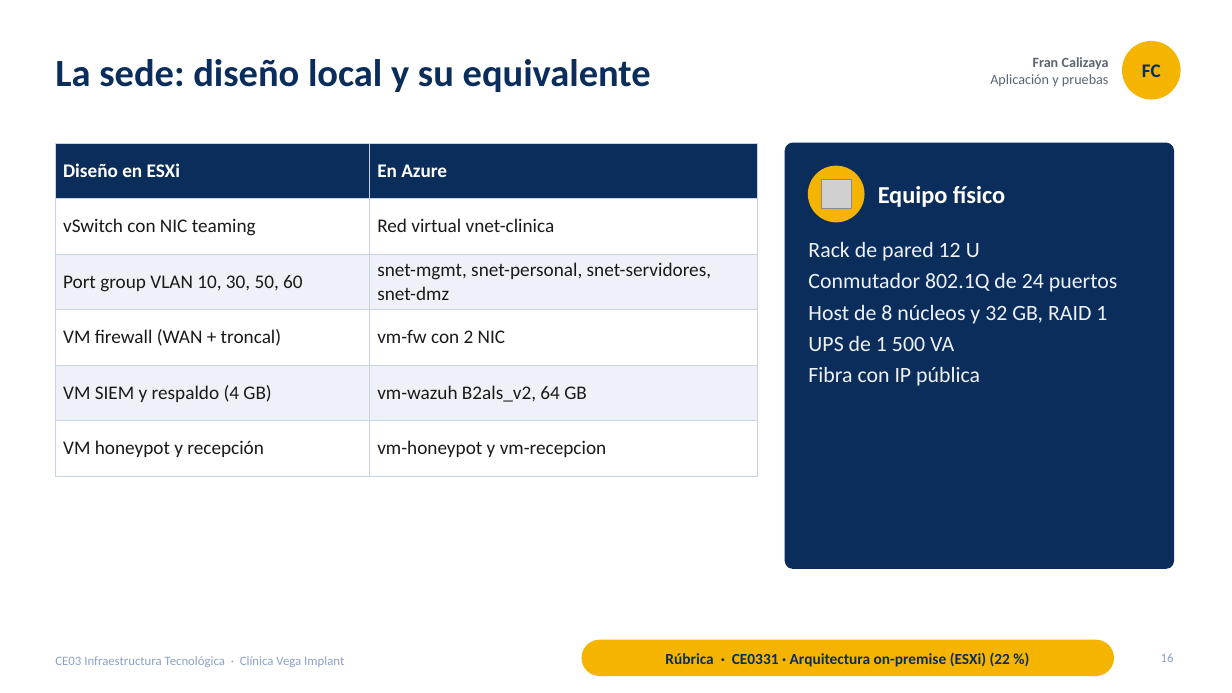
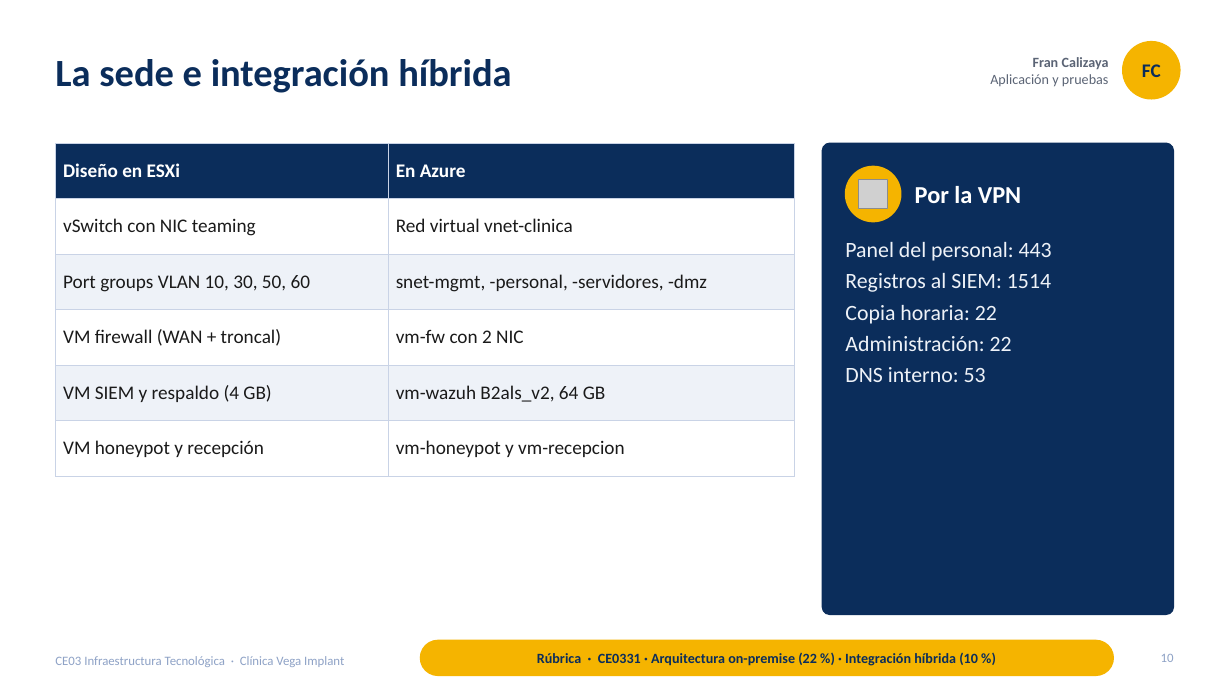
Before and after one commit to francalizaya266-sudo/venga-implantes, a slide deck: slide 10 of docs/entregables/CE03-infraestructura/presentaciones/CE03-Infraestructura-Tecnologica.pptx (slide 16 before the commit). Drawn at 1232x693 pixels with LibreOffice and Linux fonts; fonts in the diff are those of the drawing; grey boxes stand for pictures. Boxes give left, top, right and bottom in pixels: in the first picture for what was removed or moved away, otherwise in the second. Text is boxed around its words. In the diff, an @@ line names an element or a change of style, - is before the commit and + after.

```diff
--- a/docs/entregables/CE03-infraestructura/presentaciones/CE03-Infraestructura-Tecnologica.pptx
+++ b/docs/entregables/CE03-infraestructura/presentaciones/CE03-Infraestructura-Tecnologica.pptx
@@ title at (55,59,511,93): text changed @@
-La sede: diseño local y su equivalente
+La sede e integración híbrida
@@ table at (55,143,795,461) @@
-row 3, column 1: Port group VLAN 10, 30, 50, 60
+row 3, column 1: Port groups VLAN 10, 30, 50, 60
-row 3, column 2: snet-mgmt, snet-personal, snet-servidores, snet-dmz
+row 3, column 2: snet-mgmt, -personal, -servidores, -dmz
@@ table: place and size @@
-table at (55,143,758,461)
+table at (55,143,795,461)
@@ rounded rectangle: place and size @@
-rounded rectangle at (786,143,1174,568)
+rounded rectangle at (823,143,1174,615)
@@ rounded rectangle at (823,143,1174,615): proportions changed @@
@@ picture removed at (822,179,851,209) @@
@@ ellipse: place and size @@
-ellipse at (809,166,864,222)
+ellipse at (846,166,901,222)
@@ picture added at (859,179,888,209) @@
@@ text at (915,186,1021,203): text changed @@
-Equipo físico
+Por la VPN
@@ text at (845,242,1052,382): text changed @@
-Rack de pared 12 U
-Conmutador 802.1Q de 24 puertos
-Host de 8 núcleos y 32 GB, RAID 1
-UPS de 1 500 VA
-Fibra con IP pública
+Panel del personal: 443
+Registros al SIEM: 1514
+Copia horaria: 22
+Administración: 22
+DNS interno: 53
@@ rounded rectangle: place and size @@
-rounded rectangle at (582,640,1114,676)
+rounded rectangle at (421,640,1114,676)
@@ text at (537,653,978,666): text changed; size 12 to 11 pt @@
-Rúbrica · CE0331 · Arquitectura on-premise (ESXi) (22 %)
+Rúbrica · CE0331 · Arquitectura on-premise (22 %) · Integración híbrida (10 %)
@@ page number at (1161,654,1174,662): text changed @@
-16
+10
```
Also in this commit, not shown: 22 other slides changed, 1 slide added, 31 slides removed, 3 other files.
